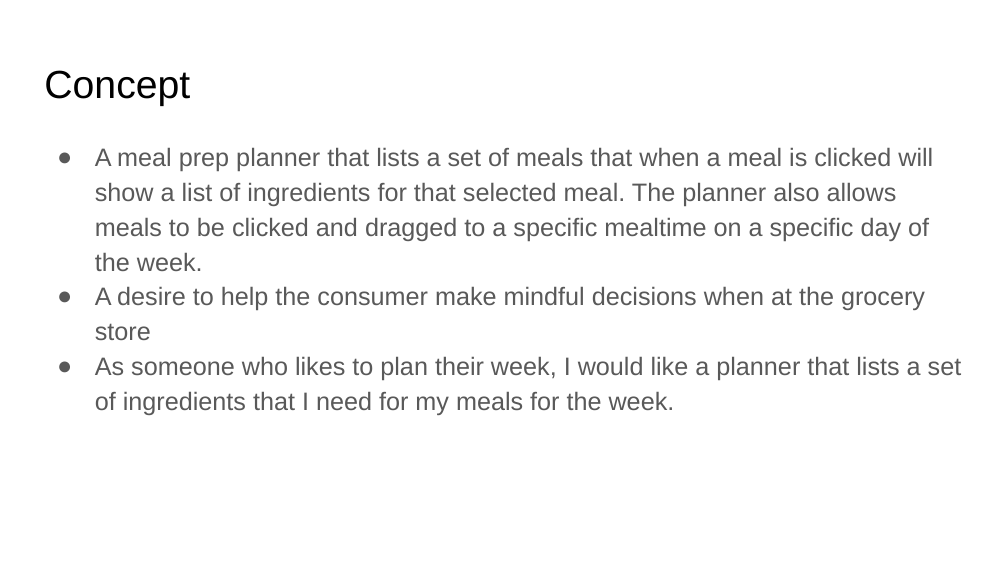
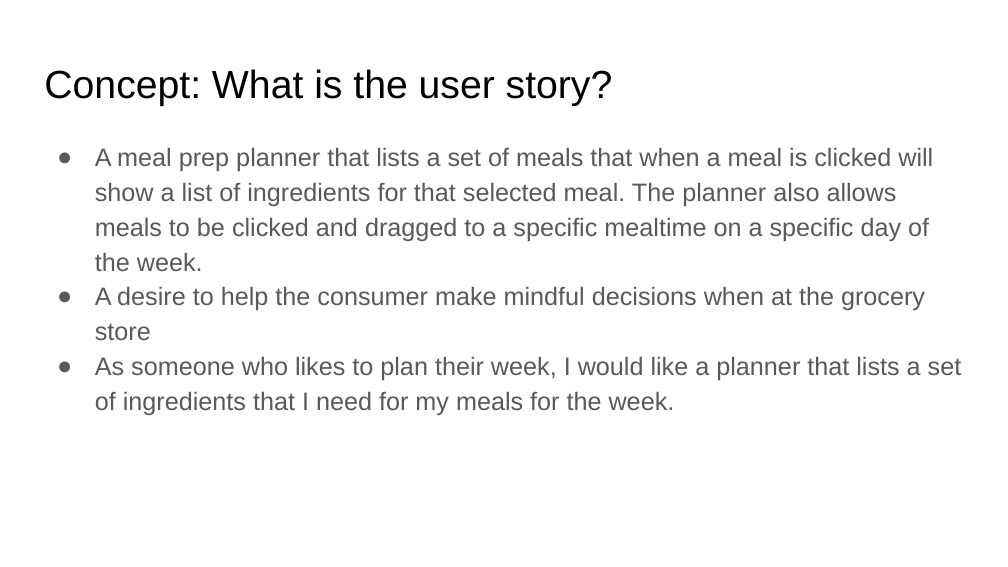
Before and after one commit to dubosews/Meal_Crafter, a slide deck: slide 4 of assets/Meal Crafter.pptx (slide 3 before the commit). Drawn at 1008x567 pixels with LibreOffice and Linux fonts; fonts in the diff are those of the drawing. Boxes give left, top, right and bottom in pixels: in the first picture for what was removed or moved away, otherwise in the second. Text is boxed around its words. In the diff, an @@ line names an element or a change of style, - is before the commit and + after.

```diff
--- a/assets/Meal Crafter.pptx
+++ b/assets/Meal Crafter.pptx
@@ title at [44, 69, 613, 106]: text changed @@
-Concept
+Concept: What is the user story?
```
Also in this commit, not shown: 3 other slides changed, 1 slide added, 1 other file.
